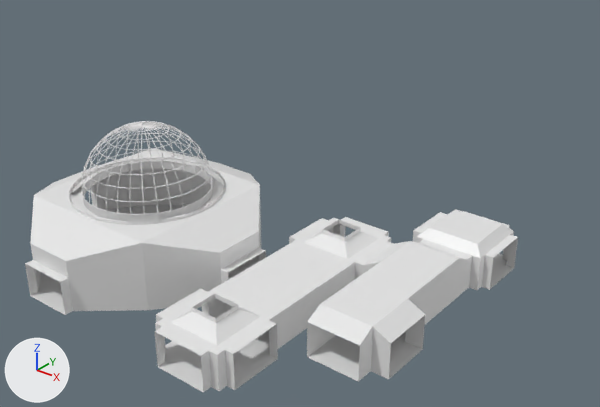
An edit to the FBX model Assets/LevelSegments.fbx, drawn before and after from the same camera.
Camera for both pictures: a camera (50 mm lens) standing at (57.3, -66.5, 48.0) and looking at (-4.4, 10.7, 0.2). Arrows for +X, +Y and +Z are at lower left; the lights stay in place. Where no turn or scale is listed for an object, it has been applied to the vertices.

The older version as bpy lines, for what is in view:
```python
me_cube = bpy.data.meshes.new('Cube')
me_cube.from_pydata(...)  # 52 vertices, 38 faces; spans x -5.0..5.0, y -5.0..5.0, z 0.0..5.0
me_cube.materials.append(mat_material)  # white #e7e7e7
me_cube_001 = bpy.data.meshes.new('Cube.001')
me_cube_001.from_pydata(...)  # 32 vertices, 26 faces; spans x -5.0..5.0, y -15.0..5.0, z 0.0..5.0
me_cube_002 = bpy.data.meshes.new('Cube.002')
me_cube_002.from_pydata(...)  # 88 vertices, 78 faces; spans x -5.0..5.0, y -25.0..5.0, z 0.0..5.5
me_cube_003 = bpy.data.meshes.new('Cube.003')
me_cube_003.from_pydata(...)  # 1702 vertices, 2141 faces; spans x -15.0..15.0, y -15.0..15.0, z 0.0..15.8
ob_1x1junct = bpy.data.objects.new('1x1Junct', me_cube)
ob_1x1junct.location = (20.0, 10.0, 0.0)
ob_1x2hall = bpy.data.objects.new('1x2Hall', me_cube_001)
ob_1x2hall.location = (20.0, 0.0, 0.0)
ob_1x3hall = bpy.data.objects.new('1x3Hall', me_cube_002)
ob_1x3hall.location = (10.0, 0.0, 0.0)
ob_cube_001 = bpy.data.objects.new('Cube.001', me_cube_003)
ob_cube_001.location = (-10.0, -10.0, 0.0)
```
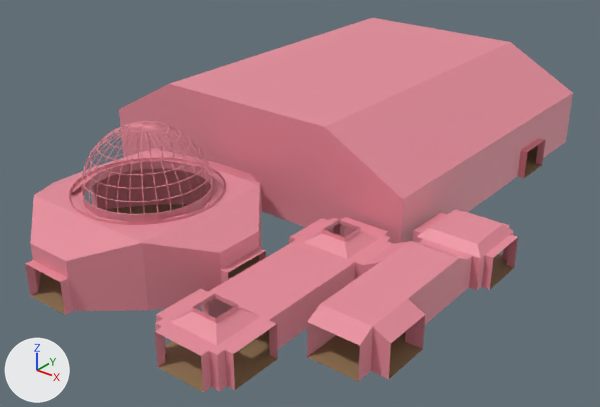
The newer file is also turned or shifted as a whole; pictures and numbers use the older file's frame.

What differs and where, as boxes [x1, y1, x2, y2] in the pictures (600 x 407 px):
'5x5Arena', added (pink): after [119, 18, 573, 244]
    faces in mat_walls (pink #e78c9b): [119, 18, 573, 244]
    faces in mat_floor (brown #977b59): [524, 145, 542, 178]
part 1 of me_cube_002, recoloured (white to pink): [155, 217, 394, 392] in both
part 2 of me_cube_002, recoloured (white to brown): [159, 330, 277, 392] in both
part 3 of me_cube_001, recoloured (white to pink): [307, 241, 468, 382] in both
part 4 of me_cube_001, recoloured (white to brown): [308, 331, 423, 381] in both
part 5 of me_cube, recoloured (white to pink): [413, 209, 518, 290] in both
part 6 of me_cube, recoloured (white to brown): [490, 254, 514, 289] in both
part 7 of me_cube_003, recoloured (white to pink): [25, 121, 266, 315] in both
part 8 of me_cube_003, recoloured (white to brown): [31, 204, 259, 315] in both

What changed in the scene script:
```text
Add mat_floor:
    mat_floor = principled_material('Floor')
    mat_floor.base_color = (0.311, 0.199, 0.099)  # brown #977b59
Add mat_walls:
    mat_walls = principled_material('Walls')
    mat_walls.base_color = (0.801, 0.264, 0.329)  # pink #e78c9b
Change me_cube:
    where me_cube.from_pydata(...)  # 52 vertices, 38 faces; spans x -5.0..5.0, y -5.0..5.0, z 0.0..5.0
    used by ob_1x1junct; location = (20.0, 10.0, 0.0)
    me_cube part 5: all 33 faces centred in x -4.5..4.5, y -4.5..4.5, z 2.0..5.0 switch from mat_material (white #e7e7e7) to mat_walls (pink #e78c9b)
    me_cube part 6: all 5 faces centred in x -4.5..4.5, y -4.5..4.5, z 0.0 switch from mat_material (white #e7e7e7) to mat_floor (brown #977b59)
Change me_cube_001:
    where me_cube_001.from_pydata(...)  # 32 vertices, 26 faces; spans x -5.0..5.0, y -15.0..5.0, z 0.0..5.0
    used by ob_1x2hall; location = (20.0, 0.0, 0.0)
    me_cube_001 part 3: all 19 faces centred in x -4.0..4.0, y -14.0..4.0, z 2.2..5.0 switch from no material to mat_walls (pink #e78c9b)
    me_cube_001 part 4: all 7 faces centred in x -4.0..4.0, y -14.0..4.0, z 0.0 switch from no material to mat_floor (brown #977b59)
Change me_cube_003:
    where me_cube_003.from_pydata(...)  # 1702 vertices, 2141 faces; spans x -15.0..15.0, y -15.0..15.0, z 0.0..15.8
    used by ob_cube_001; location = (-10.0, -10.0, 0.0)
    me_cube_003 part 7: all 2132 faces centred in x -14.5..14.5, y -14.5..14.5, z 2.0..15.7 switch from no material to mat_walls (pink #e78c9b)
    me_cube_003 part 8: all 9 faces centred in x -14.5..14.5, y -14.5..14.5, z 0.0 switch from no material to mat_floor (brown #977b59)
Change me_cube_002:
    where me_cube_002.from_pydata(...)  # 88 vertices, 78 faces; spans x -5.0..5.0, y -25.0..5.0, z 0.0..5.5
    used by ob_1x3hall; location = (10.0, 0.0, 0.0)
    me_cube_002 part 1: all 57 faces centred in x -4.5..4.5, y -24.5..4.5, z 2.0..5.3 switch from no material to mat_walls (pink #e78c9b)
    me_cube_002 part 2: all 21 faces centred in x -4.5..4.5, y -24.5..4.5, z 0.0 switch from no material to mat_floor (brown #977b59)
Add me_cube_004:
    me_cube_004.from_pydata(...)  # 158 vertices, 150 faces; spans x -25.0..25.0, y -25.0..25.0, z 0.0..14.0
    # faces by material slot: [110, 40]
    me_cube_004.materials.append(mat_walls)  # pink #e78c9b
    me_cube_004.materials.append(mat_floor)  # brown #977b59
Add ob_5x5arena:
    ob_5x5arena = bpy.data.objects.new('5x5Arena', me_cube_004)
    ob_5x5arena.location = (-10.0, 30.0, 0.0)
```
